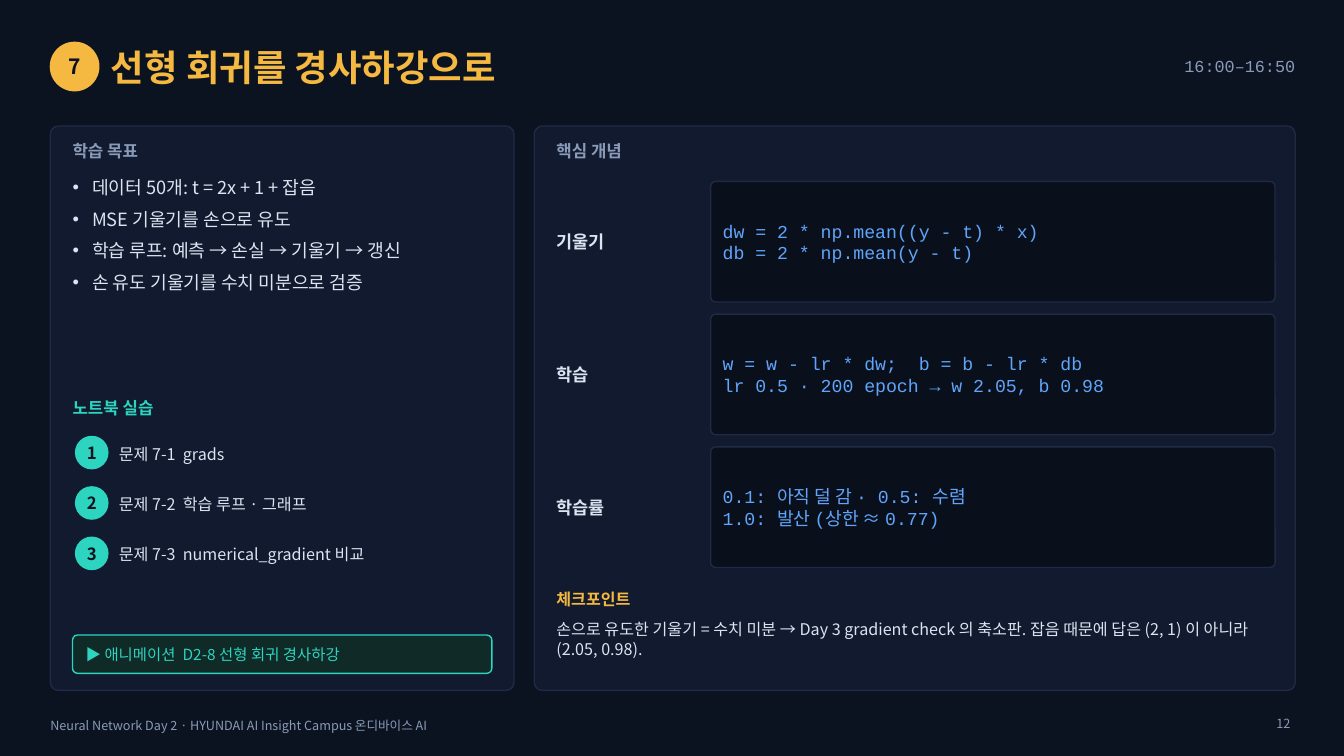
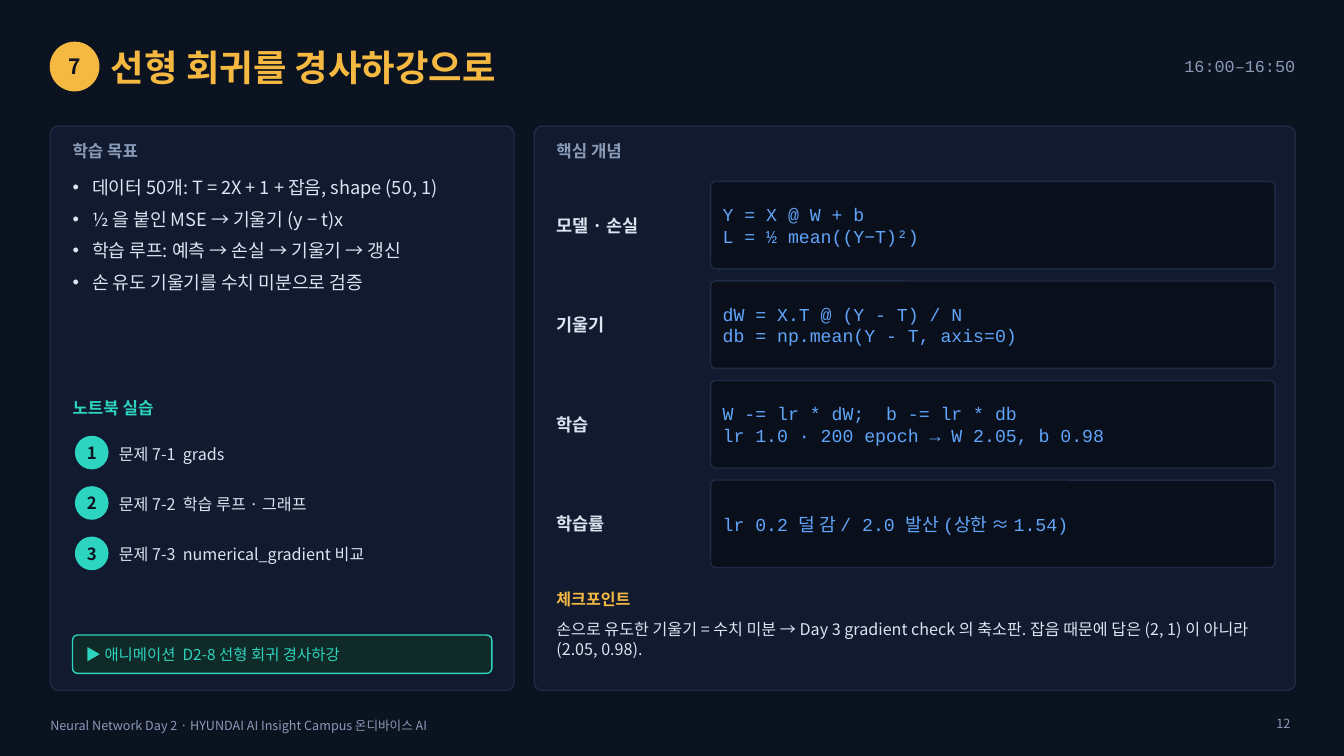
Before and after one commit to imguru-mooc/AI_CAMPUS, a slide deck: slide 12 of NN-day2/NN_Day2.pptx. Drawn at 1344x756 pixels with LibreOffice and Linux fonts; fonts in the diff are those of the drawing. Boxes give left, top, right and bottom in pixels: in the first picture for what was removed or moved away, otherwise in the second. Text is boxed around its words. In the diff, an @@ line names an element or a change of style, - is before the commit and + after.

```diff
--- a/NN-day2/NN_Day2.pptx
+++ b/NN-day2/NN_Day2.pptx
@@ text at [92, 179, 437, 230]: text changed @@
-• 데이터 50개: t = 2x + 1 + 잡음
-• MSE 기울기를 손으로 유도
+• 데이터 50개: T = 2X + 1 + 잡음, shape (50, 1)
+• ½ 을 붙인 MSE → 기울기 (y − t)x
@@ rounded rectangle: place and size @@
-rounded rectangle at [711, 181, 1275, 302]
+rounded rectangle at [711, 181, 1275, 269]
@@ text at [723, 208, 919, 247]: text changed @@
-dw = 2 * np.mean((y - t) * x)
-db = 2 * np.mean(y - t)
+Y = X @ W + b
+L = ½ mean((Y−T)²)
@@ text added at [556, 217, 639, 234], 12.5 pt, text #DBE4F0, bold @@
+모델 · 손실
@@ text "기울기": place and size @@
-text "기울기" at [556, 233, 604, 250]
+text "기울기" at [556, 316, 604, 333]
@@ rounded rectangle: place and size @@
-rounded rectangle at [711, 315, 1275, 436]
+rounded rectangle at [711, 281, 1275, 369]
@@ text added at [723, 308, 1017, 346], 13 pt, text #60A5FA @@
+dW = X.T @ (Y - T) / N
+db = np.mean(Y - T, axis=0)
@@ proportions changed in 3 elements at [711, 181, 1275, 269], [711, 281, 1275, 369], [711, 380, 1275, 468] @@
@@ rounded rectangle: place and size @@
-rounded rectangle at [711, 447, 1275, 568]
+rounded rectangle at [711, 380, 1275, 468]
@@ text at [556, 416, 588, 433]: text changed @@
-학습률
+학습
@@ text at [723, 407, 1104, 446]: text changed @@
-w = w - lr * dw; b = b - lr * db
-lr 0.5 · 200 epoch → w 2.05, b 0.98
+W -= lr * dW; b -= lr * db
+lr 1.0 · 200 epoch → W 2.05, b 0.98
@@ rounded rectangle added at [711, 480, 1275, 568], fill #0A0F1C, outline #1F2B45 1 pt @@
@@ text at [556, 515, 604, 532]: text changed @@
-학습
+학습률
@@ text at [723, 516, 1068, 535]: text changed @@
-0.1: 아직 덜 감 · 0.5: 수렴
-1.0: 발산 (상한 ≈ 0.77)
+lr 0.2 덜 감 / 2.0 발산 (상한 ≈ 1.54)
```
Also in this commit, not shown: 6 other slides changed, 4 other files.
